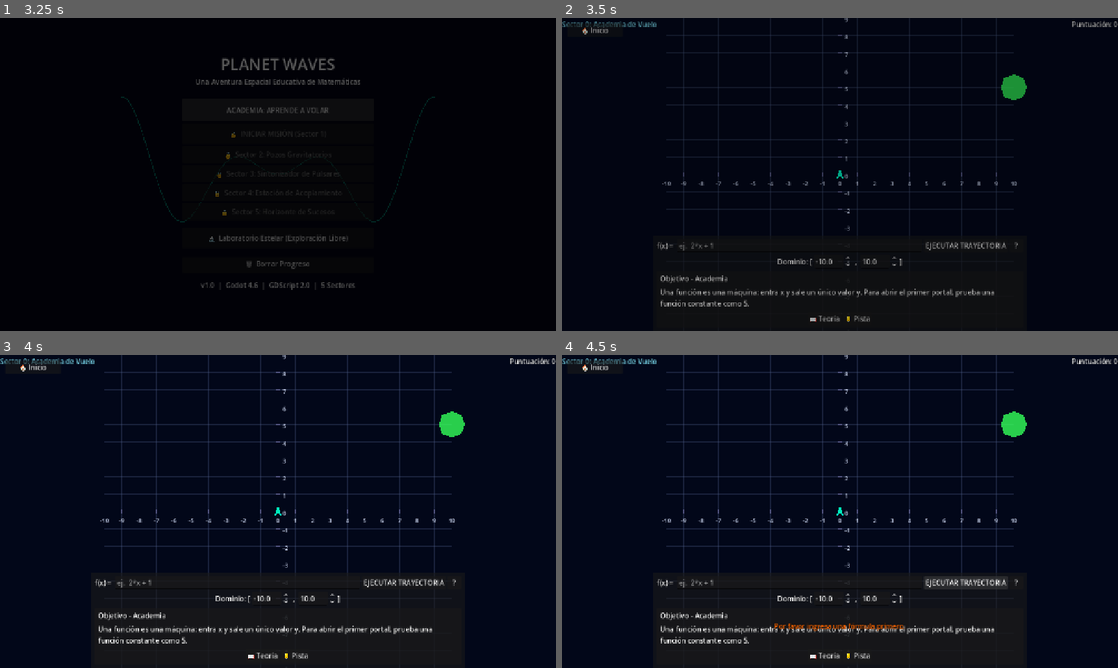
Above: before the commit, frames 1-4 (two rows, left to right).
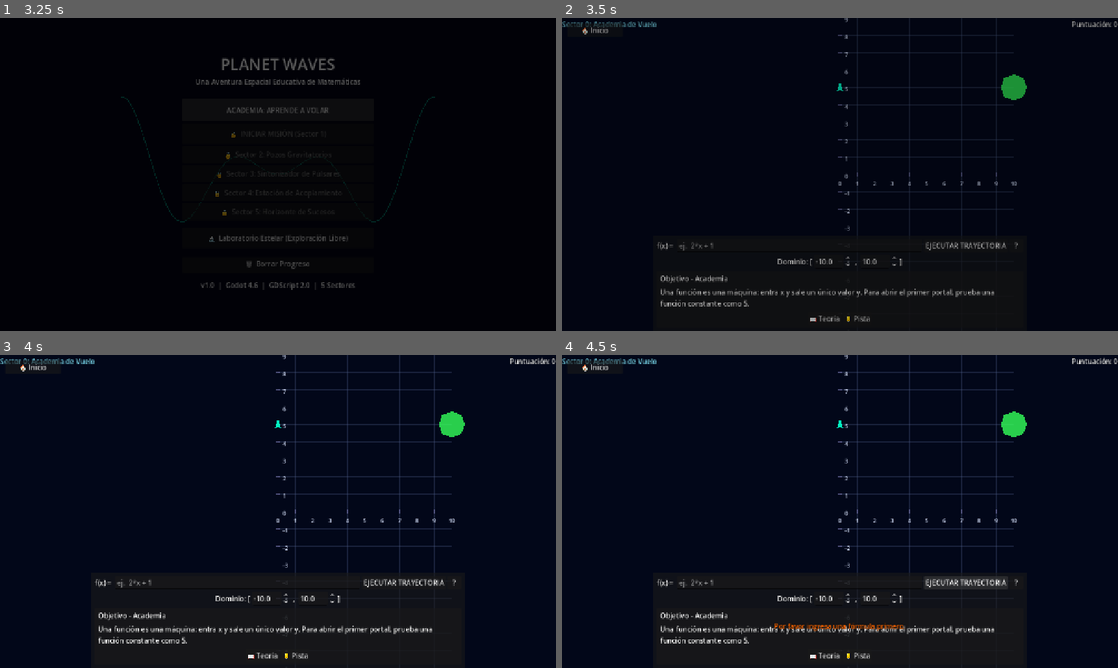
Above: after the commit, the same moments.

Repository: Scordobam-bit/ProyectoEscuela
Game: Godot game, scene res://scenes/main_menu.tscn
Same seed, same stepped clock (60 frames per second), same inputs: the game is played once before the commit and once after it.
Inputs (mouse positions are in pixels of both pictures, inside the frame that each line leads up to):
- Up to frame 1 (3.25 s): click "🔒 INICIAR MISIÓN (Sector 1)" at 0.5 s; click "🔒 INICIAR MISIÓN (Sector 1)" at 1.25 s; click "OK" at 2 s; click "ACADEMIA: APRENDE A VOLAR" at 2.75 s
- Up to frame 2 (3.5 s): no input
- Up to frame 3 (4 s): click (239, 583) at 3.52 s; type "12" at 3.6 s
- Up to frame 4 (4.5 s): click "EJECUTAR TRAYECTORIA" at 4.25 s

Frame 1 is identical in both runs. In frame 2, 0.2% of the frame differs, in the area x 18-51%, y 5-62%; in frame 3, 1.9%, in the area x 18-51%, y 0-70%; in frame 4, 1.9%.

Commit message:
feat: unify Sector0 with lab plotting/domain, restore keyboard, and portal-collision progression
Co-authored-by: Scordobam-bit <257674627+Scordobam-bit@users.noreply.github.com>
Agent-Logs-Url: https://github.com/Scordobam-bit/ProyectoEscuela/sessions/59be5114-b8da-472b-989a-39cdd8d6c535

Diff:
--- a/scripts/autoloads/sector_data_manager.gd
+++ b/scripts/autoloads/sector_data_manager.gd
@@ -2,8 +2,8 @@
 
 const _SECTOR_HELP: Dictionary = {
 	0: {
-		"theory": "Una función f(x) es una relación donde a cada x le corresponde un único y.",
-		"hint": "El objetivo está a altura fija. Usa f(x) = 5.",
+		"theory": "Las funciones constantes tienen la forma f(x) = k. Su gráfica es una línea horizontal.",
+		"hint": "La nave está en y=5 y el portal también. Intenta graficar una función que mantenga esa altura.",
 		"domain": "Define un dominio [min, max] para ver la curva en la zona relevante.",
 	},
 	1: {
--- a/scripts/sectors/sector_0.gd
+++ b/scripts/sectors/sector_0.gd
@@ -4,6 +4,7 @@
 const PLAYER_SHIP_GROUP: StringName = &"player_ship"
 const PORTAL_DEFAULT_COLOR: Color = Color(0.2, 1, 0.35, 0.8)
 const PORTAL_SUCCESS_COLOR: Color = Color(0.0, 1.0, 1.0, 1.0)
+const SHIP_START_MATH: Vector2 = Vector2(0.0, 5.0)
 
 var _tutorial_manager: TutorialManager = null
 @onready var _trajectory_path: Path2D = get_node_or_null("TrajectoryPath")
@@ -62,9 +63,14 @@
 func _on_challenge_begin(_challenge_index: int) -> void:
 	_clear_trajectory_path()
 	if _plotter:
-		_plotter.domain_min = -10.0
+		_plotter.domain_min = 0.0
 		_plotter.domain_max = 10.0
 		_plotter.scale_factor = 40.0
+	if _path_follower and _plotter:
+		_path_follower.position = _plotter.math_to_screen(SHIP_START_MATH)
+	if hud_node:
+		hud_node.set_domain(0.0, 10.0)
+		hud_node.set_math_keyboard_visible(true)
 	if not GameManager.tutorial_completed:
 		_setup_tutorial_manager()
 		if _tutorial_manager:
@@ -90,6 +96,9 @@
 			hud_node.show_feedback("¡Comando inválido! " + MathEngine.get_friendly_error_message(normalized_formula), "error")
 		return
 	if _plotter:
+		var domain: Array[float] = hud_node.get_domain() if hud_node else [_plotter.domain_min, _plotter.domain_max]
+		_plotter.domain_min = domain[0]
+		_plotter.domain_max = domain[1]
 		_plotter.set_formula_and_plot(normalized_formula)
 	var points: PackedVector2Array = _build_trajectory_points()
 	_apply_path_points(points)
@@ -116,6 +125,8 @@
 		_trajectory_path.curve.add_point(pt)
 	if _path_follower:
 		_path_follower.progress_ratio = 0.0
+		if points.is_empty() and _plotter:
+			_path_follower.position = _plotter.math_to_screen(SHIP_START_MATH)
 	_movement_active = points.size() >= 2
 
 
@@ -130,6 +141,8 @@
 	_trajectory_path.curve.clear_points()
 	if _path_follower:
 		_path_follower.progress_ratio = 0.0
+		if _plotter:
+			_path_follower.position = _plotter.math_to_screen(SHIP_START_MATH)
 	if _ship_body:
 		_ship_body.position = Vector2.ZERO
 	if _portal_visual:
@@ -160,8 +173,15 @@
 	_portal_triggered = true
 	_movement_active = false
 	_goal_triggered = true
+	if hud_node:
+		hud_node.set_controls_enabled(false)
 	if _portal_visual:
-		_portal_visual.color = PORTAL_SUCCESS_COLOR
+		var tween: Tween = create_tween()
+		tween.set_trans(Tween.TRANS_SINE)
+		tween.set_ease(Tween.EASE_OUT)
+		tween.tween_property(_portal_visual, "color", PORTAL_SUCCESS_COLOR, 0.2)
+		tween.parallel().tween_property(_portal_visual, "scale", Vector2(1.18, 1.18), 0.2)
+		tween.tween_property(_portal_visual, "scale", Vector2.ONE, 0.2)
 	if hud_node:
 		hud_node.show_feedback("¡Misión Cumplida! Portal asegurado.", "success")
 	challenge_completed.emit()
--- a/scripts/sectors/sector_base.gd
+++ b/scripts/sectors/sector_base.gd
@@ -316,9 +316,23 @@
 	var theory_button: Button = hud_node.get_node_or_null(_HUD_THEORY_BUTTON_PATH)
 	if theory_button and not theory_button.pressed.is_connected(hud_node._on_theory_pressed):
 		theory_button.pressed.connect(hud_node._on_theory_pressed)
+	if theory_button:
+		theory_button.z_index = _MIN_HUD_LAYER + 80
+		_force_button_parent_ignore(theory_button)
 	var hint_button: Button = hud_node.get_node_or_null(_HUD_HINT_BUTTON_PATH)
 	if hint_button and not hint_button.pressed.is_connected(hud_node._on_hint_pressed):
 		hint_button.pressed.connect(hud_node._on_hint_pressed)
+	if hint_button:
+		hint_button.z_index = _MIN_HUD_LAYER + 80
+		_force_button_parent_ignore(hint_button)
+
+
+func _force_button_parent_ignore(button: Control) -> void:
+	var parent_node: Node = button.get_parent()
+	while parent_node and parent_node != hud_node:
+		if parent_node is Control:
+			(parent_node as Control).mouse_filter = Control.MOUSE_FILTER_IGNORE
+		parent_node = parent_node.get_parent()
 
 
 func _connect_plotter() -> void:
--- a/scripts/ui/hud.gd
+++ b/scripts/ui/hud.gd
@@ -128,6 +128,7 @@
 	_domain_max_spin.value_changed.connect(_on_domain_changed)
 	_formula_input.text_submitted.connect(_on_formula_submitted)
 	_formula_input.text_changed.connect(_on_formula_text_changed)
+	_formula_input.focus_entered.connect(_on_formula_focus_entered)
 	_formula_input.gui_input.connect(_on_formula_gui_input)
 	_feedback_timer.timeout.connect(_clear_feedback)
 
@@ -272,6 +273,7 @@
 	_keyboard_panel.offset_top    = -255.0
 	_keyboard_panel.offset_right  = -14.0
 	_keyboard_panel.offset_bottom = -10.0
+	_keyboard_panel.z_index = 120
 	_keyboard_panel.visible = false
 	_keyboard_panel.key_pressed.connect(_insert_at_cursor)
 	_keyboard_panel.close_requested.connect(func() -> void: _set_keyboard_visible(false))
@@ -339,6 +341,10 @@
 		_hud_move_tween.tween_property(_hud_panel, "position:y", target_y, 0.2)
 	if new_visible and is_instance_valid(_formula_input) and _formula_input.is_inside_tree():
 		_formula_input.grab_focus()
+
+
+func set_math_keyboard_visible(new_visible: bool) -> void:
+	_set_keyboard_visible(new_visible)
 
 
 # ---------------------------------------------------------------------------
@@ -418,6 +424,11 @@
 ## Devuelve el dominio actual como [min, max].
 func get_domain() -> Array[float]:
 	return [_domain_min_spin.value, _domain_max_spin.value]
+
+
+func set_domain(min_x: float, max_x: float) -> void:
+	_domain_min_spin.value = min_x
+	_domain_max_spin.value = max_x
 
 
 ## Bloquea o desbloquea los controles de entrada.
@@ -567,6 +578,11 @@
 	formula_submitted.emit(sanitized)
 
 
+func _on_formula_focus_entered() -> void:
+	if _keyboard_panel and _keyboard_toggle_button and not _keyboard_toggle_button.disabled:
+		_set_keyboard_visible(true)
+
+
 func _on_formula_text_changed(new_text: String) -> void:
 	if _is_sanitizing_input:
 		return
